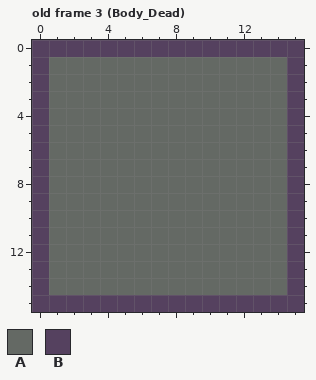
Pixel-art file: Snake/Assets/Sprites/all_sprites.aseprite. This is how it looked before the edit.
16x16 pixels, 7 frames. Shown: old frame 3 (Body_Dead). The commit also changed other frames, which this record leaves out.
Palette (. is transparent): A #646964  B #55415f
Pixels before, old frame 3 (Body_Dead), first column x 0:
 0 BBBBBBBBBBBBBBBB
 1 BAAAAAAAAAAAAAAB
 2 BAAAAAAAAAAAAAAB
 3 BAAAAAAAAAAAAAAB
 4 BAAAAAAAAAAAAAAB
 5 BAAAAAAAAAAAAAAB
 6 BAAAAAAAAAAAAAAB
 7 BAAAAAAAAAAAAAAB
 8 BAAAAAAAAAAAAAAB
 9 BAAAAAAAAAAAAAAB
10 BAAAAAAAAAAAAAAB
11 BAAAAAAAAAAAAAAB
12 BAAAAAAAAAAAAAAB
13 BAAAAAAAAAAAAAAB
14 BAAAAAAAAAAAAAAB
15 BBBBBBBBBBBBBBBB
Now the later version:
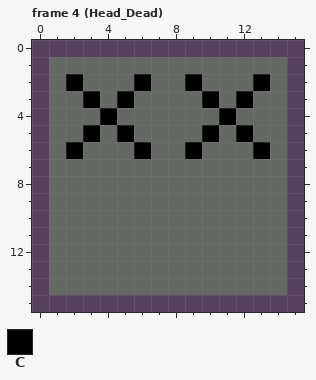
Colours new in this view: C #000000
A new or re-ordered frame is compared with the old frame closest to it.
Message: Snake dead body animation
Changes in this commit:
frames re-ordered
Frame 4 (Head_Dead) against old frame 3 (Body_Dead):
Colour A gives way to colour C in row 2 at x 2, 6, 9 and 13; in row 3 at x 3, 5, 10 and 12; in row 4 at x 4 and 11; in row 5 at x 3, 5, 10 and 12; in row 6 at x 2, 6, 9 and 13.
Pixel boxes of the changes (left, top, right, bottom) in both pictures:
changed: (66, 74, 270, 159)
